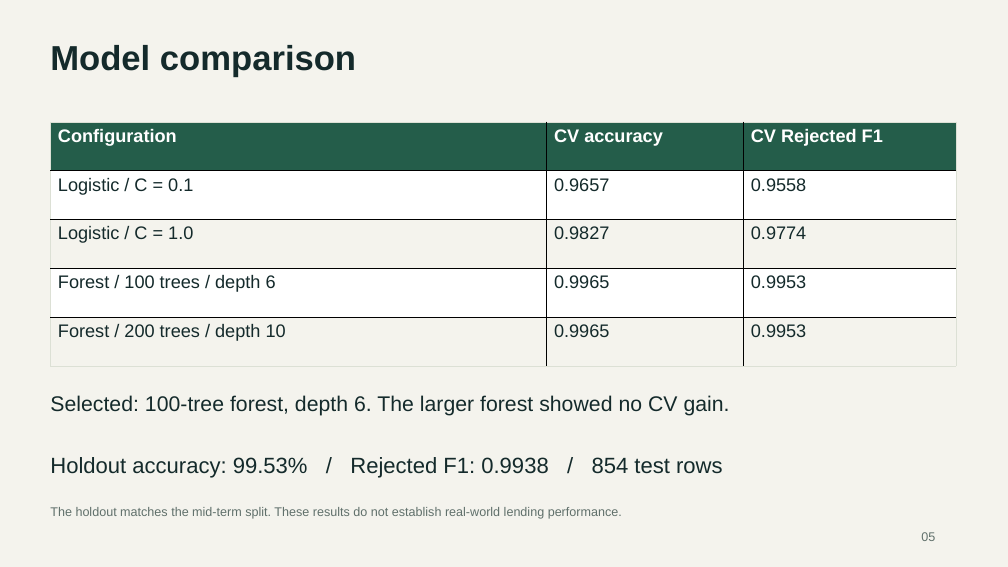
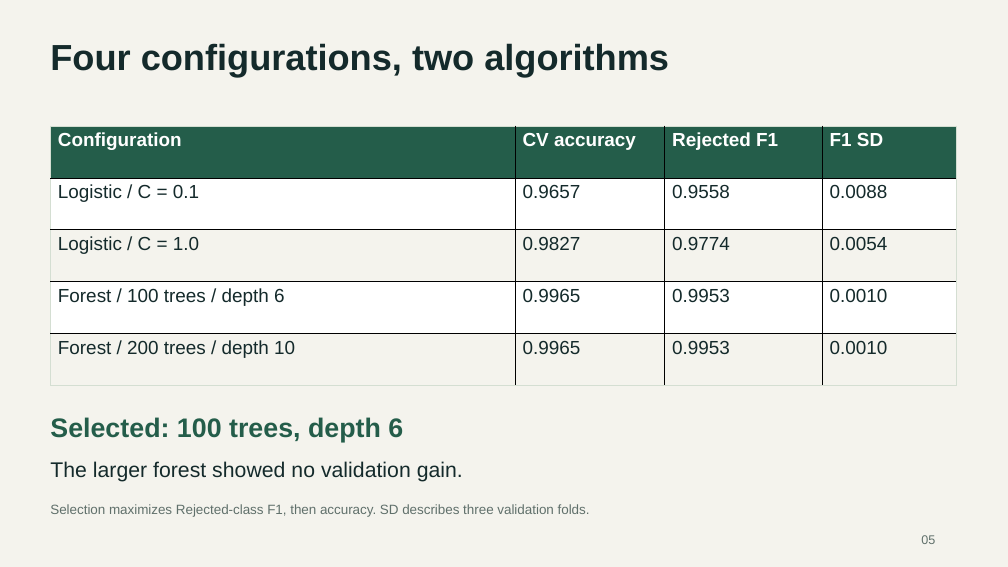
Before and after one commit to Puneet-gulia/loan-approval-mlops, a slide deck: slide 5 of docs/Loan_Approval_Presentation.pptx. Drawn at 1008x567 pixels with LibreOffice and Linux fonts; fonts in the diff are those of the drawing. Boxes give left, top, right and bottom in pixels: in the first picture for what was removed or moved away, otherwise in the second. Text is boxed around its words. In the diff, an @@ line names an element or a change of style, - is before the commit and + after.

```diff
--- a/docs/Loan_Approval_Presentation.pptx
+++ b/docs/Loan_Approval_Presentation.pptx
@@ text at (50, 43, 669, 77): text changed; size 33 to 34.5 pt @@
-Model comparison
+Four configurations, two algorithms
@@ table at (51, 126, 957, 386) @@
-column 3: CV Rejected F1 | 0.9558 | 0.9774 | 0.9953 | 0.9953
+column 3: Rejected F1 | 0.9558 | 0.9774 | 0.9953 | 0.9953
+column 4: F1 SD | 0.0088 | 0.0054 | 0.0010 | 0.0010
@@ table: place and size @@
-table at (51, 122, 956, 366)
+table at (51, 126, 957, 386)
@@ text at (50, 417, 403, 443): text changed; size 20.2 to 25.5 pt; text colour #142A2B to #245D4A; bold on @@
-Selected: 100-tree forest, depth 6. The larger forest showed no CV gain.
+Selected: 100 trees, depth 6
@@ text at (50, 461, 463, 482): text changed; size 21 to 20.2 pt @@
-Holdout accuracy: 99.53% / Rejected F1: 0.9938 / 854 test rows
+The larger forest showed no validation gain.
@@ text at (50, 504, 590, 517): text changed; size 12 to 12.8 pt @@
-The holdout matches the mid-term split. These results do not establish real-world lending performance.
+Selection maximizes Rejected-class F1, then accuracy. SD describes three validation folds.
```
Also in this commit, not shown: 11 slides added, 10 slides removed, 12 other files.
